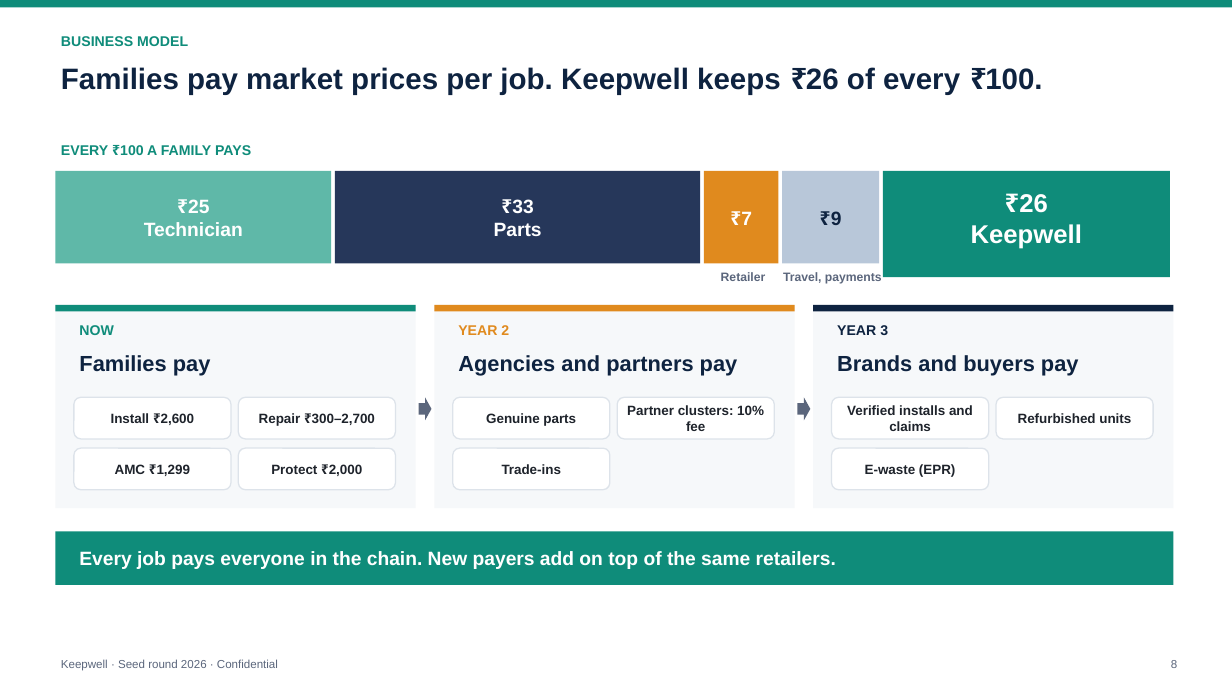
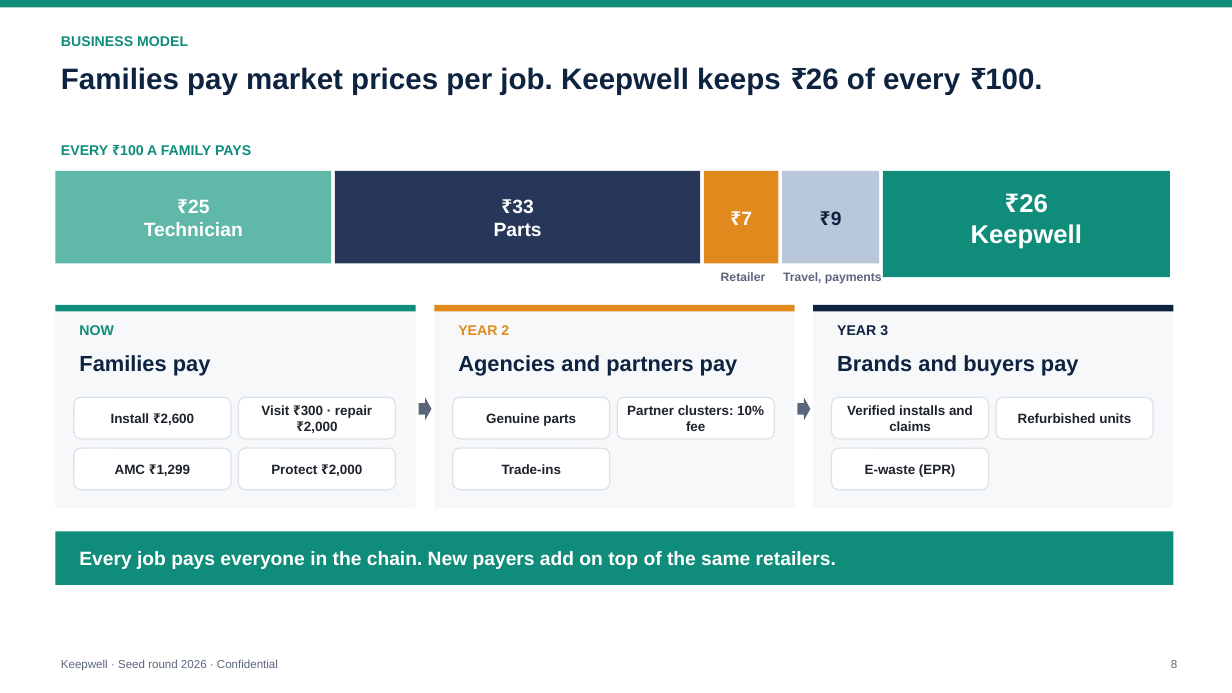
Before and after one commit to PrathyushaKalluri/keepwell, a slide deck: slide 8 of pitch_v2/deck/Keepwell_Seed_Deck.pptx. Drawn at 1232x693 pixels with LibreOffice and Linux fonts; fonts in the diff are those of the drawing. Boxes give left, top, right and bottom in pixels: in the first picture for what was removed or moved away, otherwise in the second. Text is boxed around its words. In the diff, an @@ line names an element or a change of style, - is before the commit and + after.

```diff
--- a/pitch_v2/deck/Keepwell_Seed_Deck.pptx
+++ b/pitch_v2/deck/Keepwell_Seed_Deck.pptx
@@ text at (261, 405, 372, 433): text changed @@
-Repair ₹300–2,700
+Visit ₹300 · repair ₹2,000
```
Also in this commit, not shown: 3 other slides changed, 19 other files.
